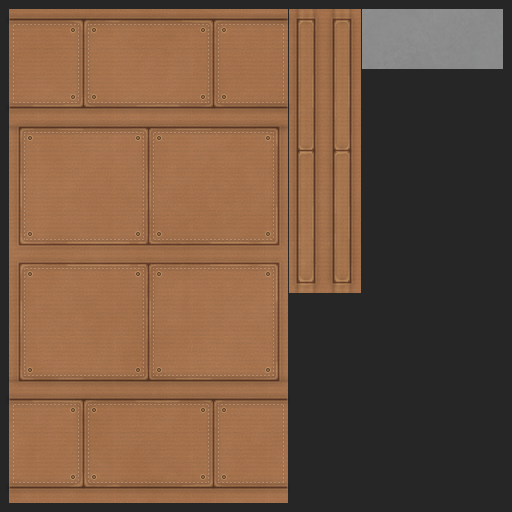
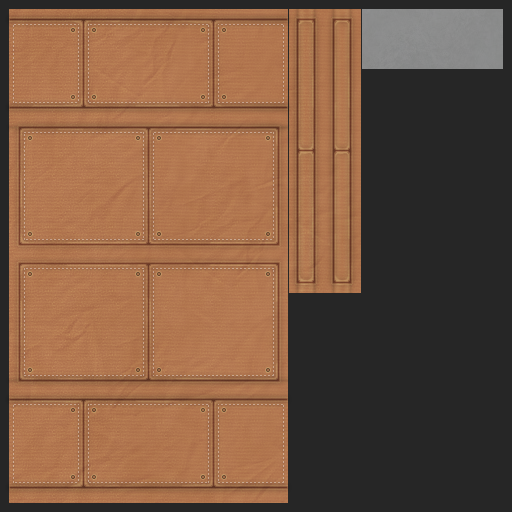
Layers edited between the first and the second (512, 512) image:
"body stitches": opacity 20% → 60%, painted on it over [13, 24, 284, 483]
removed layer "fabric" (was multiply, 30%) over [9, 9, 361, 503]
added layer "wrink" (overlay, 15%) above "fab" over [9, 9, 361, 503]
added layer "fab" (overlay, 50%) above "b" over [9, 9, 361, 503]
